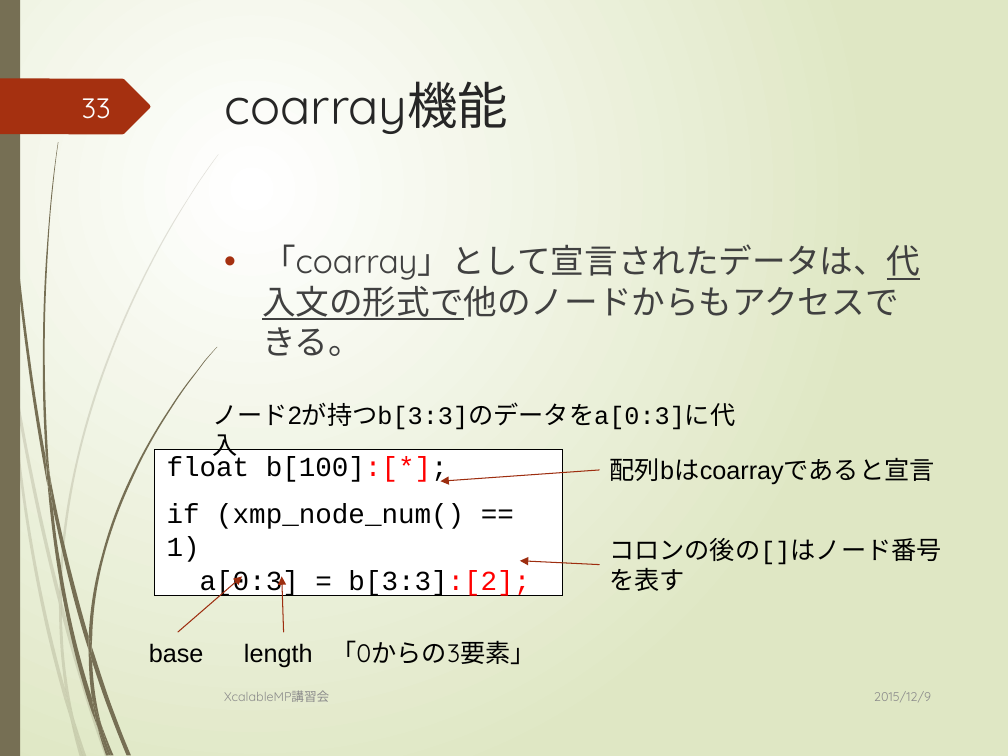
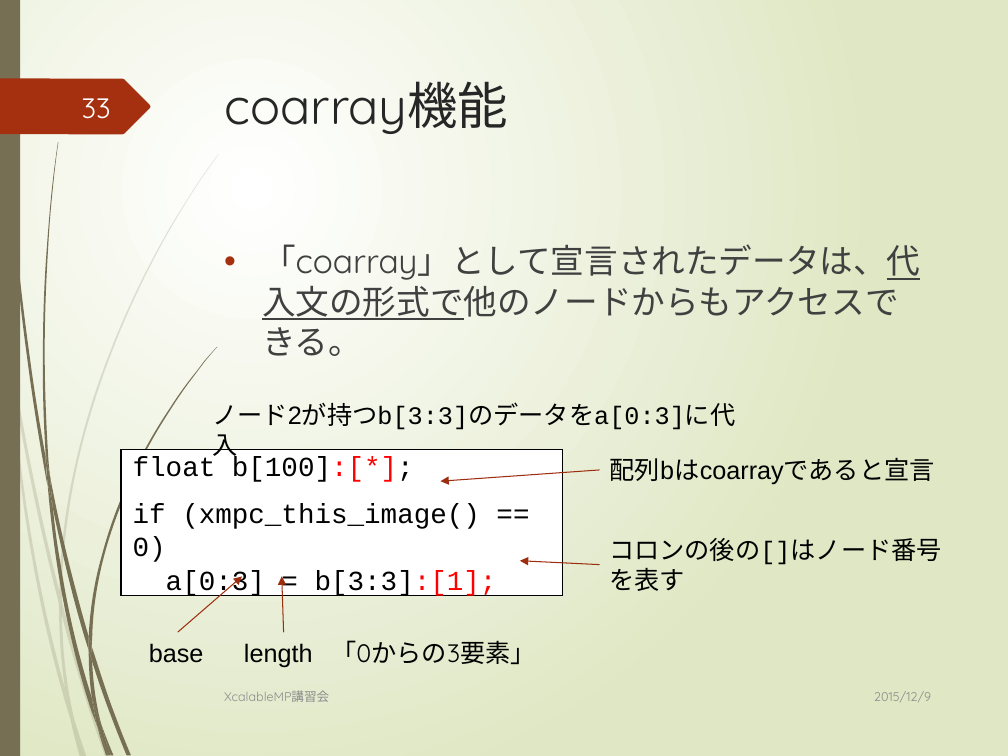
Before and after one commit to XcalableMP/Lecture, a slide deck: slide 33 of beginner/1.overview.pptx. Drawn at 1008x756 pixels with LibreOffice and Linux fonts; fonts in the diff are those of the drawing. Boxes give left, top, right and bottom in pixels: in the first picture for what was removed or moved away, otherwise in the second. Text is boxed around its words. In the diff, an @@ line names an element or a change of style, - is before the commit and + after.

```diff
--- a/beginner/1.overview.pptx
+++ b/beginner/1.overview.pptx
@@ rectangle "float b[100]:[*];": place and size @@
-rectangle "float b[100]:[*];" at [155, 450, 562, 596]
+rectangle "float b[100]:[*];" at [121, 450, 562, 596]
@@ text in rectangle at [133, 504, 497, 597]: text changed @@
-if (xmp_node_num() == 1)
-a[0:3] = b[3:3]:[2];
+if (xmpc_this_image() == 0)
+a[0:3] = b[3:3]:[1];
```
Also in this commit, not shown: 20 other slides changed, 15 other files.
